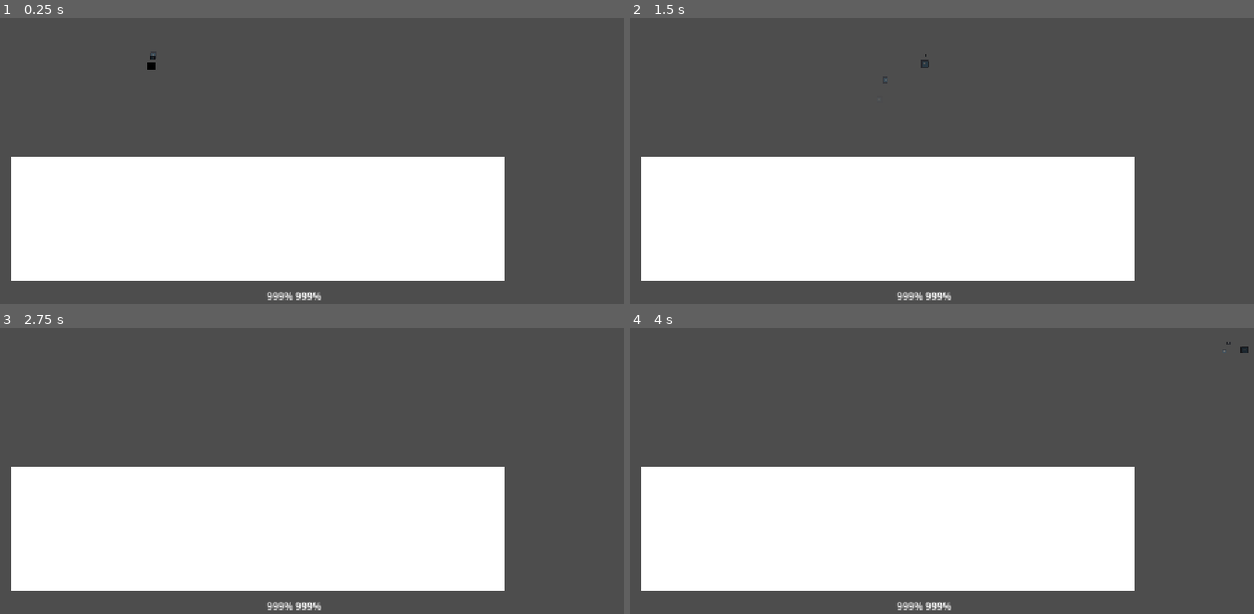
Above: before the commit, frames 1-4 (two rows, left to right).
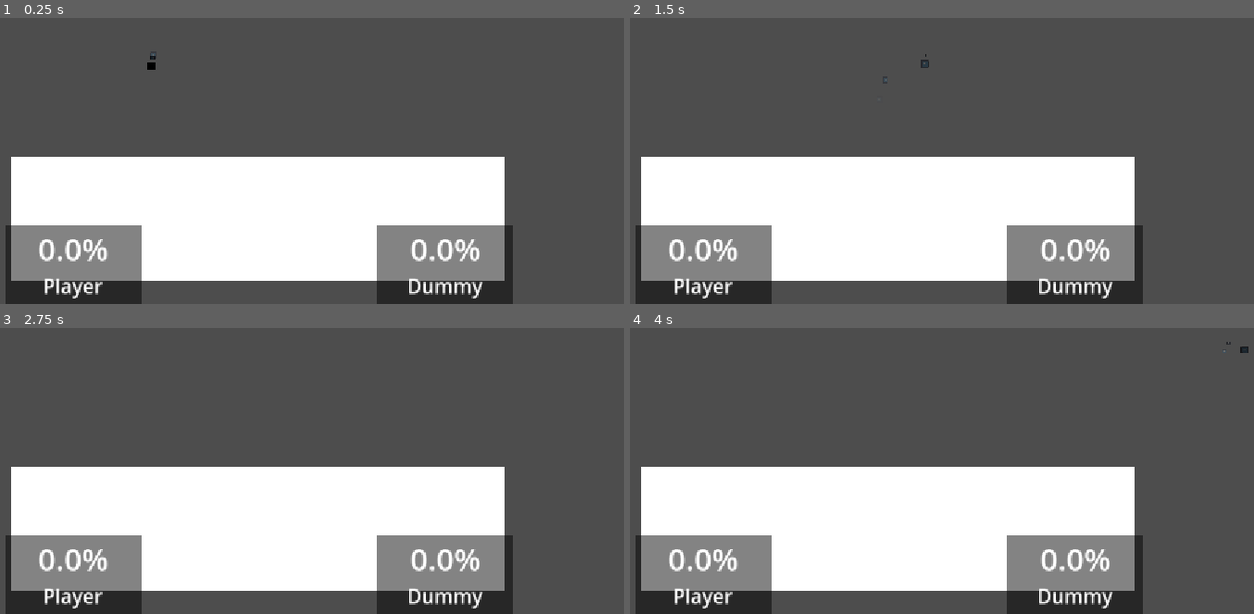
Above: after the commit, the same moments.

Repository: john-mathews/AnotherGodotProject
Game: Godot game, scene res://Gameplay/Levels/Testing/test_level.tscn
Same seed, same stepped clock (60 frames per second), same inputs: the game is played once before the commit and once after it. The engine's default icon, where the game draws it, is replaced by a stand-in: a white triangle on a blue panel in a dark square.
Inputs (mouse positions are in pixels of both pictures, inside the frame that each line leads up to):
- Up to frame 1 (0.25 s): no input
- Up to frame 2 (1.5 s): tap Enter at 0.5 s; move the mouse to (outside the picture) at 0.52 s; hold D (right) from 0.53 s (still down); click (outside the picture) at 0.6 s; tap Space (jump) at 0.77, 1.25 s; move the mouse to (742, 55) at 1.27 s; click (742, 55) at 1.35 s
- Up to frame 3 (2.75 s): tap Space (jump) at 1.52 s; move the mouse to (outside the picture) at 2.02 s; release D (right) at 2.03 s; hold A (left) from 2.03 s (still down); hold Shift (shield) from 2.03 s (still down); click (outside the picture) at 2.3 s
- Up to frame 4 (4 s): tap Enter at 2.75 s; move the mouse to (848, 448) at 2.77 s; release A (left) at 2.78 s; release Shift (shield) at 2.78 s; hold D (right) from 2.78 s (still down); right-click (848, 448) at 2.85 s; tap Space (jump) at 3.02, 3.5, 3.77 s; click (848, 448) at 3.05 s; move the mouse to (1110, 419) at 3.52 s; click (1110, 419) at 3.6 s

The runs differ from the first frame. In frame 1, 12% of the frame differs, in the area x 0-83%, y 72-100%; in frame 2, 12%; in frame 3, 12%; in frame 4, 12%.
Error in both runs: Error calling utility function "abs()": Argument "x" must be "int", "float", "Vector2", "Vector2i", "Vector3", "Vector3i", "Vector4", or "Vector4i". (res://Gam…

Commit message:
added health labels

Diff:
--- a/Gameplay/Fighter/Attacks/BaseAttack/base_attack.gd
+++ b/Gameplay/Fighter/Attacks/BaseAttack/base_attack.gd
@@ -7,11 +7,11 @@
 #make new animation and load this library
 #don't use global library anywhere
 func _ready() -> void:
-	var hitbox = load(hit_box_uid).instantiate()
+	var hitbox = preload(hit_box_uid).instantiate()
 	hurtbox = hitbox
 	add_child(hitbox)
 	var new_animation = AnimationPlayer.new()
-	var attacks = load(attacks_uid)
+	var attacks = preload(attacks_uid)
 	new_animation.add_animation_library(attack_library_name, attacks)
 	animation = new_animation
 	add_child(animation)
--- a/Gameplay/Fighter/Attacks/attack.gd
+++ b/Gameplay/Fighter/Attacks/attack.gd
@@ -30,6 +30,7 @@
 	var relative_velocity = attack_force - getting_hit.velocity
 	getting_hit.velocity = relative_velocity * getting_hit.absorption
 	getting_hit.health += damage
+	getting_hit.on_damaged()
 	hurtbox.emit_particles(total_knockback)
 
 
--- a/Gameplay/Fighter/Player/player.gd
+++ b/Gameplay/Fighter/Player/player.gd
@@ -7,6 +7,7 @@
 @onready var attacks:= $Attacks
 
 func _ready() -> void:
+	super()
 	assign_attack_owner()
 
 func _physics_process(delta: float) -> void:
--- a/Gameplay/Fighter/Player/player.tscn
+++ b/Gameplay/Fighter/Player/player.tscn
@@ -22,6 +22,7 @@
 up_special = NodePath("Attacks/StandardUpSpecial")
 neutral_special = NodePath("Attacks/StandardNeutralSpecial")
 down_special = NodePath("Attacks/StandardDownSpecial")
+fighter_name = "Player"
 jump_velocity = -700.0
 
 [node name="CollisionShape2D" type="CollisionShape2D" parent="."]
--- a/Gameplay/Fighter/TrainingDummy/dummy.tscn
+++ b/Gameplay/Fighter/TrainingDummy/dummy.tscn
@@ -9,6 +9,7 @@
 collision_layer = 2
 collision_mask = 3
 script = ExtResource("1_8kwha")
+fighter_name = "Dummy"
 
 [node name="CollisionShape2D" type="CollisionShape2D" parent="."]
 shape = SubResource("CircleShape2D_e80ds")
--- a/Gameplay/Fighter/fighter.gd
+++ b/Gameplay/Fighter/fighter.gd
@@ -1,4 +1,6 @@
 class_name Fighter extends CharacterBody2D
+
+@export var fighter_name: String = 'Fighter!'
 
 @export_group("movement")
 @export var max_speed: float = 300
@@ -31,15 +33,26 @@
 var flip_horizontal: bool
 var jumps_available: int = 2
 
+const health_label_path = 'uid://jfvxm63tgfgs'
+var health_label: HealthLabel
+
 var frozen:= false
+
+func _ready() -> void:
+	on_spawn()
 
 func on_spawn() -> void:
 	SharedData.add_fighter(self)
-
+	health_label = preload(health_label_path).instantiate()
+	Command.create_fighter_label.emit(health_label, fighter_name)
 
 #fall off stage -> remove stock etc
 func on_death() -> void:
 	pass
+
+func on_damaged() -> void:
+	if health_label != null:
+		health_label.set_health(health)
 
 #character out of stock -> removed from game -> game over?
 func on_elimination() -> void:
--- a/Gameplay/Levels/Testing/test_level.tscn
+++ b/Gameplay/Levels/Testing/test_level.tscn
@@ -9,6 +9,9 @@
 size = Vector2(800, 200)
 
 [node name="TestLevel" type="Node2D"]
+
+[node name="Hud" parent="." instance=ExtResource("4_67jai")]
+z_index = 5
 
 [node name="BaseLevel" parent="." instance=ExtResource("2_1hw1c")]
 
@@ -32,5 +35,3 @@
 
 [node name="InitialSpawner" type="Node2D" parent="SpawnPoints"]
 position = Vector2(788, 346)
-
-[node name="Hud" parent="." instance=ExtResource("4_67jai")]
--- /dev/null
+++ b/Globals/command.gd
@@ -0,0 +1,3 @@
+extends Node
+
+signal create_fighter_label(label: Control, new_name: String)
--- /dev/null
+++ b/UI/HUD/health_container.gd
@@ -0,0 +1,9 @@
+extends HBoxContainer
+
+func _ready() -> void:
+	Command.connect("create_fighter_label", update_hud)
+
+func update_hud(node: HealthLabel, new_name: String) -> void:
+	add_child(node)
+	node.set_fighter_name(new_name)
+	node.set_health(0)
--- /dev/null
+++ b/UI/HUD/health_label.gd
@@ -0,0 +1,11 @@
+class_name HealthLabel extends Control
+
+@onready var health:= $PanelContainer/VBoxContainer/Health
+@onready var fighter_name:= $PanelContainer/VBoxContainer/Name
+
+
+func set_health(value: float) -> void:
+	health.text = str(value)+'%'
+
+func set_fighter_name(new_name: String) -> void:
+	fighter_name.text = new_name
--- /dev/null
+++ b/UI/HUD/health_label.tscn
@@ -0,0 +1,56 @@
+[gd_scene load_steps=5 format=3 uid="uid://jfvxm63tgfgs"]
+
+[ext_resource type="Script" uid="uid://fc3tgw4j2ynk" path="res://UI/HUD/health_label.gd" id="1_qf6bu"]
+
+[sub_resource type="StyleBoxFlat" id="StyleBoxFlat_qrlia"]
+bg_color = Color(0, 0, 0, 0.486275)
+corner_detail = 20
+expand_margin_left = 5.0
+expand_margin_top = 5.0
+expand_margin_right = 5.0
+expand_margin_bottom = 5.0
+
+[sub_resource type="LabelSettings" id="LabelSettings_ia7gp"]
+font_size = 50
+
+[sub_resource type="LabelSettings" id="LabelSettings_ing8j"]
+font_size = 32
+
+[node name="HealthLabel" type="Control"]
+layout_mode = 3
+anchors_preset = 15
+anchor_right = 1.0
+anchor_bottom = 1.0
+grow_horizontal = 2
+grow_vertical = 2
+size_flags_horizontal = 6
+size_flags_vertical = 2
+script = ExtResource("1_qf6bu")
+
+[node name="PanelContainer" type="PanelContainer" parent="."]
+layout_mode = 1
+anchors_preset = 5
+anchor_left = 0.5
+anchor_right = 0.5
+offset_left = -105.0
+offset_right = 105.0
+offset_bottom = 118.0
+grow_horizontal = 2
+theme_override_styles/panel = SubResource("StyleBoxFlat_qrlia")
+
+[node name="VBoxContainer" type="VBoxContainer" parent="PanelContainer"]
+layout_mode = 2
+alignment = 1
+
+[node name="Health" type="Label" parent="PanelContainer/VBoxContainer"]
+layout_mode = 2
+text = "999%"
+label_settings = SubResource("LabelSettings_ia7gp")
+horizontal_alignment = 1
+vertical_alignment = 3
+
+[node name="Name" type="Label" parent="PanelContainer/VBoxContainer"]
+layout_mode = 2
+text = "Fighter Name"
+label_settings = SubResource("LabelSettings_ing8j")
+horizontal_alignment = 1
--- a/UI/HUD/hud.tscn
+++ b/UI/HUD/hud.tscn
@@ -1,28 +1,21 @@
-[gd_scene format=3 uid="uid://cnc7w4iwgik0w"]
+[gd_scene load_steps=2 format=3 uid="uid://cnc7w4iwgik0w"]
+
+[ext_resource type="Script" uid="uid://c78tljjql62ns" path="res://UI/HUD/health_container.gd" id="1_ia7gp"]
 
 [node name="Hud" type="Control"]
 layout_mode = 3
-anchors_preset = 7
-anchor_left = 0.5
-anchor_top = 1.0
-anchor_right = 0.5
+anchors_preset = 15
+anchor_right = 1.0
 anchor_bottom = 1.0
 grow_horizontal = 2
-grow_vertical = 0
+grow_vertical = 2
 
 [node name="HealthContainer" type="HBoxContainer" parent="."]
 custom_minimum_size = Vector2(200, 0)
 layout_mode = 0
-offset_left = 401.0
-offset_top = 876.0
-offset_right = 917.0
+offset_left = 2.0
+offset_top = 776.0
+offset_right = 1204.0
 offset_bottom = 899.0
 alignment = 1
-
-[node name="Label" type="Label" parent="HealthContainer"]
-layout_mode = 2
-text = "999%"
-
-[node name="Label2" type="Label" parent="HealthContainer"]
-layout_mode = 2
-text = "999%"
+script = ExtResource("1_ia7gp")
--- a/project.godot
+++ b/project.godot
@@ -20,6 +20,7 @@
 SceneSwitcher="*res://Globals/scene_switcher.gd"
 SharedData="*res://Globals/game_data.gd"
 MatchManager="*res://Gameplay/match_manager.gd"
+Command="*res://Globals/command.gd"
 
 [display]
 
Not shown, added: Globals/command.gd.uid
Not shown, added: UI/HUD/health_container.gd.uid
Not shown, added: UI/HUD/health_label.gd.uid
